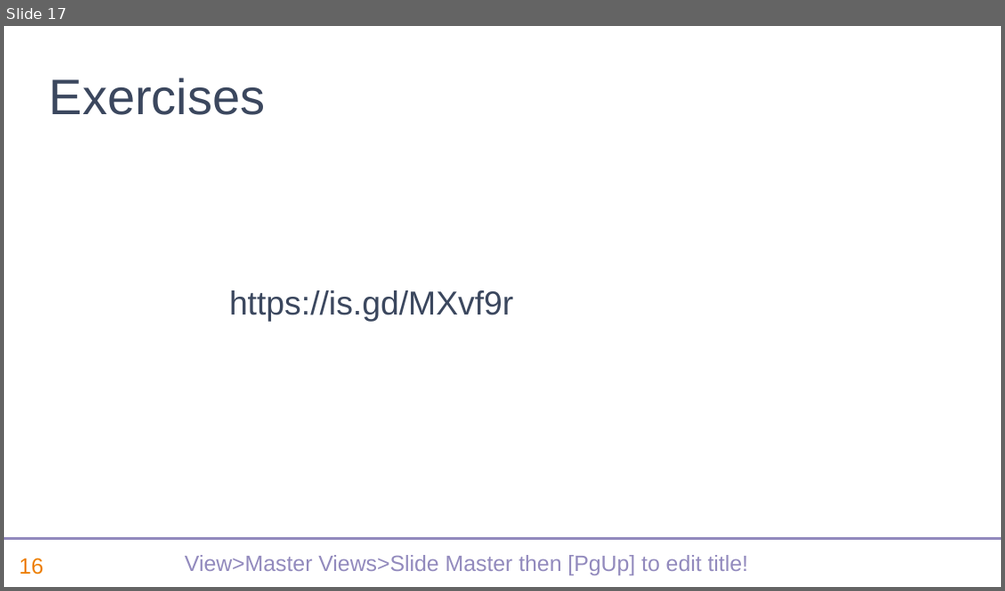
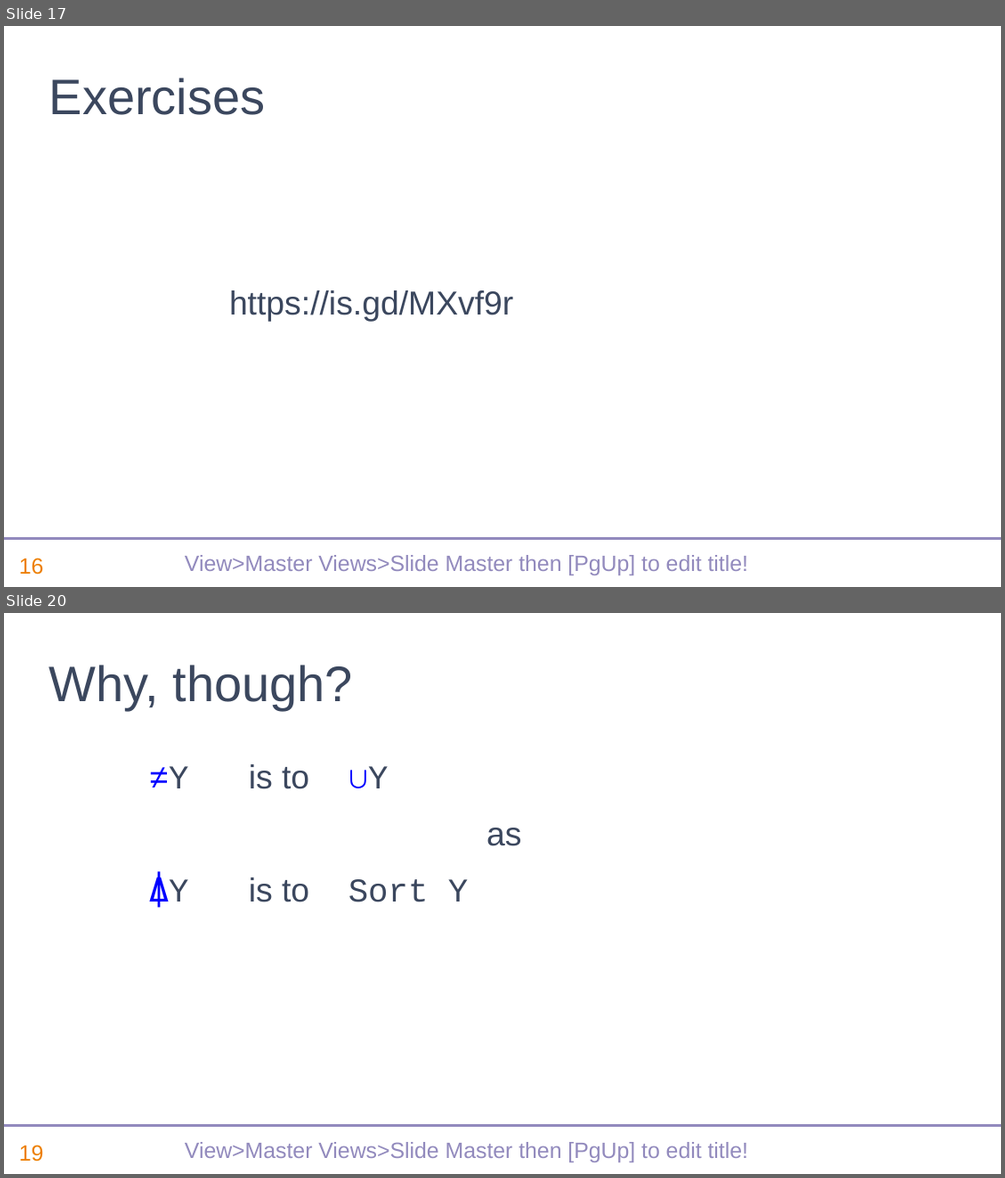
Before and after one commit to dyalog-training/2022-SP1, a slide deck: sp1-recent-features-dyalog.pptx. Shown one above the other, each under a label of ours: slide 17 before the commit, slides 17 and 20 after it; the slides between them are not shown. The pictures are 1005x591 and 1005x1178 pixels, drawn with LibreOffice and Linux fonts; fonts in the diff are those of the drawing; background and template pictures are left out. Boxes give left, top, right and bottom in pixels: in the first picture for what was removed or moved away, otherwise in the second. Text is boxed around its words. In the diff, an @@ line names an element or a change of style, - is before the commit and + after.

```diff
--- a/sp1-recent-features-dyalog.pptx
+++ b/sp1-recent-features-dyalog.pptx
@@ slide 20 added at bbox=[4, 613, 1001, 1174], background #FFFFFF; not listed: 3 template elements that a slide beside it also shows @@
@@ title added at bbox=[49, 665, 353, 710], 36 pt, text #3B475E @@
+Why, though?
@@ text added at bbox=[149, 764, 521, 908], 24 pt, text #3B475E @@
+≠Y is to ∪Y
+as
+⍋Y is to Sort Y
```
Also in this commit, not shown: 19 other slides added.
